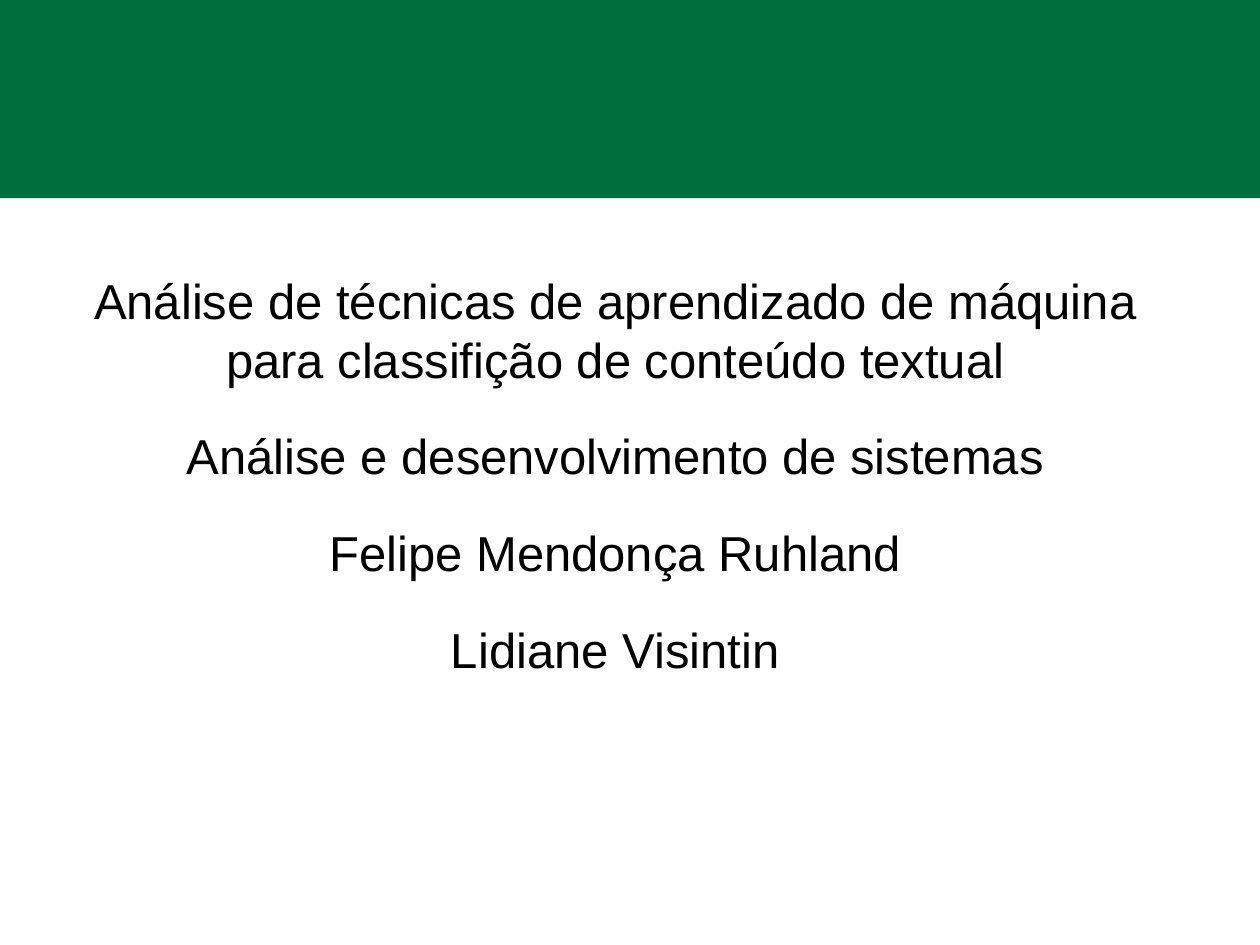
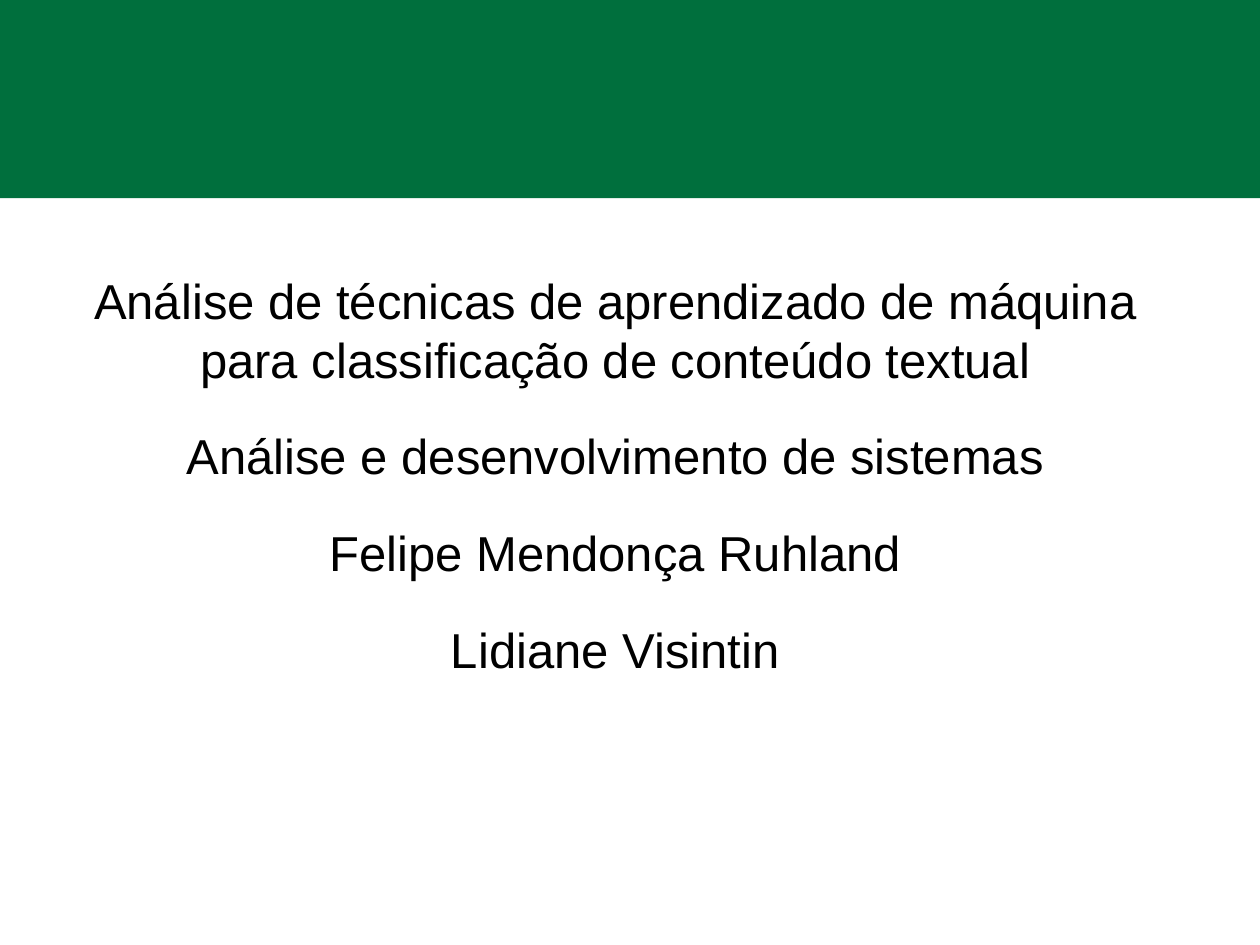
Before and after one commit to feliperuhland/tcc, a slide deck: slide 2 of apresentacao_preprojeto.pptx. Drawn at 1260x945 pixels with LibreOffice and Linux fonts; fonts in the diff are those of the drawing; background and template pictures are left out. Boxes give left, top, right and bottom in pixels: in the first picture for what was removed or moved away, otherwise in the second. Text is boxed around its words. In the diff, an @@ line names an element or a change of style, - is before the commit and + after.

```diff
--- a/apresentacao_preprojeto.pptx
+++ b/apresentacao_preprojeto.pptx
@@ text at bbox=[94, 283, 1137, 388]: text changed @@
-Análise de técnicas de aprendizado de máquina para classifição de conteúdo textual
+Análise de técnicas de aprendizado de máquina para classificação de conteúdo textual
```
Also in this commit, not shown: 3 other slides changed, 8 slides added, 3 slides removed.
